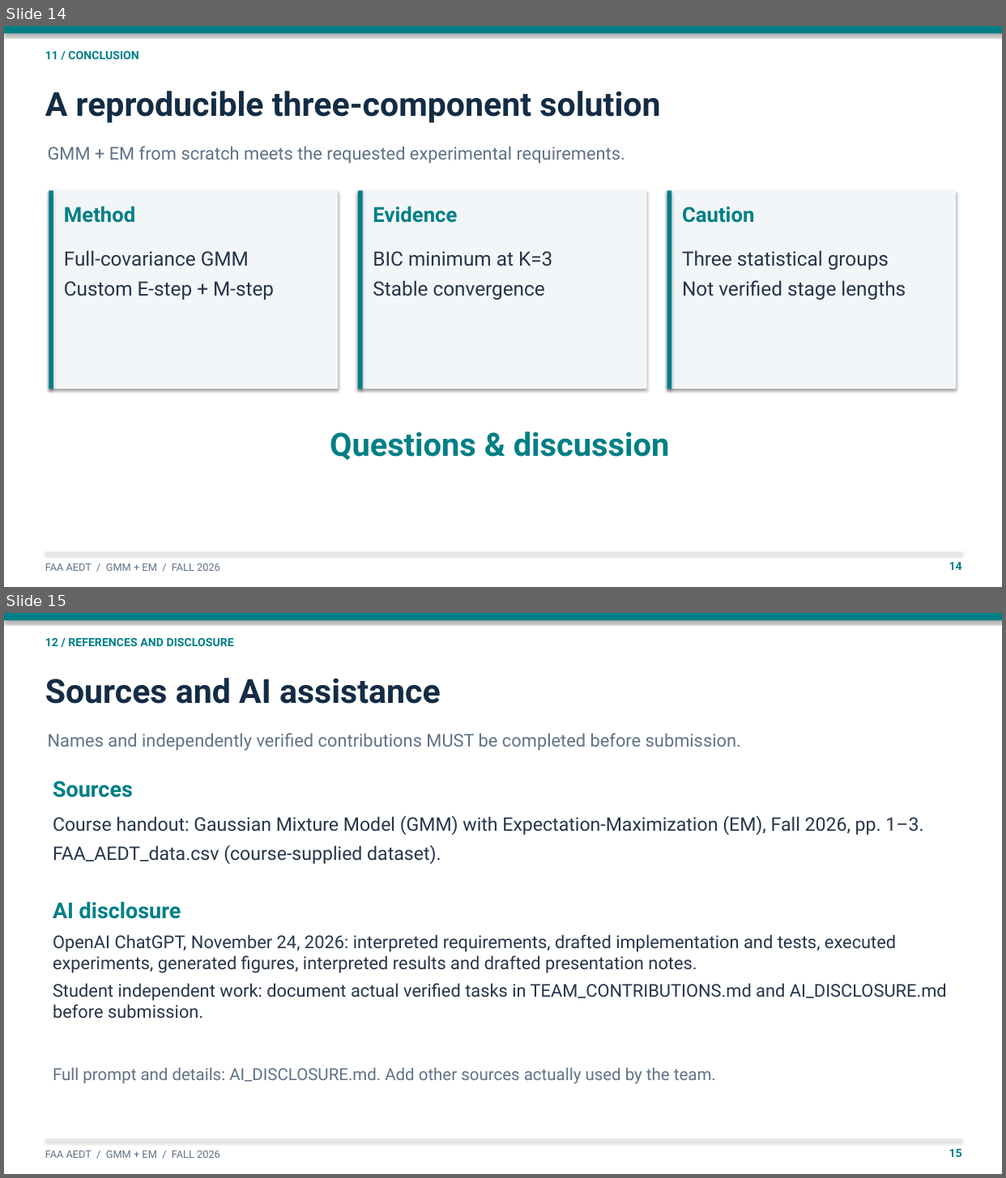
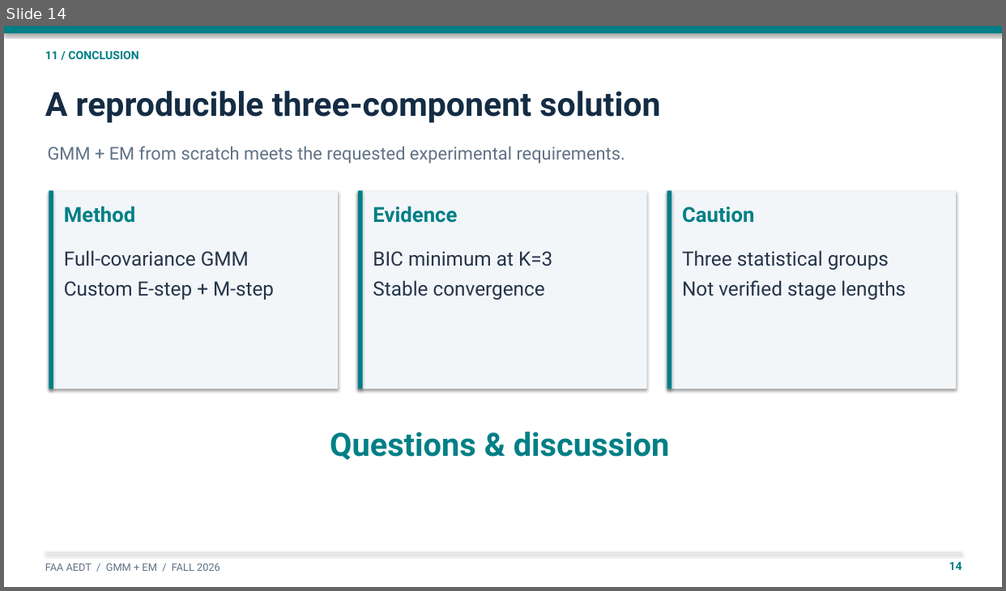
Before and after one commit to sayenooo/gmm-with-em-project, a slide deck: FAA_GMM_EM_presentation.pptx. Shown one above the other, each under a label of ours: slides 14 and 15 before the commit, slide 14 after it. The pictures are 1006x1178 and 1006x591 pixels, drawn with LibreOffice and Linux fonts; fonts in the diff are those of the drawing. Boxes give left, top, right and bottom in pixels: in the first picture for what was removed or moved away, otherwise in the second. Text is boxed around its words. In the diff, an @@ line names an element or a change of style, - is before the commit and + after.

Commit message:
docs: add verified academic sources and accurate AI disclosure
- Cite the EM paper, Bishop textbook, AIC/BIC originals and official FAA AEDT site
- Map reference claims to each part of the presentation and project
- Separate citations and AI disclosure into dedicated closing slides
- Include reproducible step-by-step validation instructions
- Preserve truthful project provenance and unfilled student work details
- Keep the 16-slide presentation timed to 15 minutes

```diff
--- a/FAA_GMM_EM_presentation.pptx
+++ b/FAA_GMM_EM_presentation.pptx
@@ slide 15 removed at (4, 613, 1002, 1174), background #FFFFFF @@
@@ rectangle removed at (4, 613, 1002, 620) @@
@@ text removed at (45, 638, 234, 646) @@
-12 / REFERENCES AND DISCLOSURE
@@ text removed at (45, 678, 441, 704) @@
-Sources and AI assistance
@@ text removed at (48, 733, 741, 751) @@
-Names and independently verified contributions MUST be completed before submission.
@@ text removed at (53, 781, 133, 798) @@
-Sources
@@ text removed at (53, 815, 923, 864) @@
-Course handout: Gaussian Mixture Model (GMM) with Expectation-Maximization (EM), Fall 2026, pp. 1–3.
-FAA_AEDT_data.csv (course-supplied dataset).
@@ text removed at (53, 901, 181, 919) @@
-AI disclosure
@@ text removed at (53, 935, 947, 1019) @@
-OpenAI ChatGPT, November 24, 2026: interpreted requirements, drafted implementation and tests, executed experiments, generated figures, interpreted results and drafted presentation notes.
-Student independent work: document actual verified tasks in TEAM_CONTRIBUTIONS.md and AI_DISCLOSURE.md before submission.
@@ text removed at (53, 1067, 716, 1084) @@
-Full prompt and details: AI_DISCLOSURE.md. Add other sources actually used by the team.
@@ rectangle removed at (45, 1139, 962, 1140) @@
@@ text removed at (45, 1151, 220, 1158) @@
-FAA AEDT / GMM + EM / FALL 2026
@@ text removed at (949, 1149, 962, 1157) @@
-15
```
Also in this commit, not shown: 8 slides changed, 2 slides added, 5 other files.
